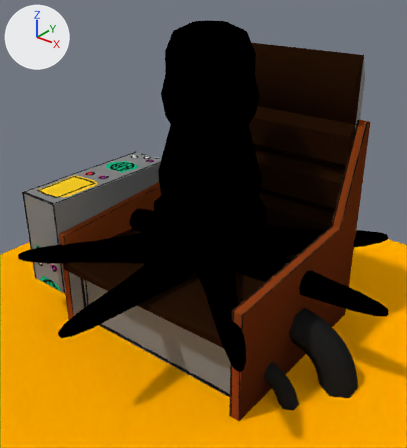
An edit to the Blender file Assets/Art/boss.blend, drawn before and after from the same camera.
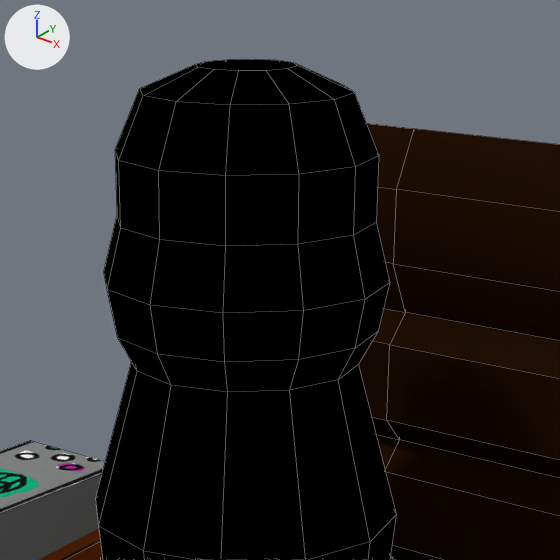
Each version is shown whole from a camera (50 mm lens) standing at (3.089, -3.948, 3.562) and looking at (0.026, -0.12, 1.189), then close up on the part from 31% to 78% of the width and 0% to 43% of the height. Arrows for +X, +Y and +Z are at upper left; the lights stay in place. The close-ups show mesh edges as thin lines.

Objects in the first close-up: 'Chair', 'Head', 'Panel'.
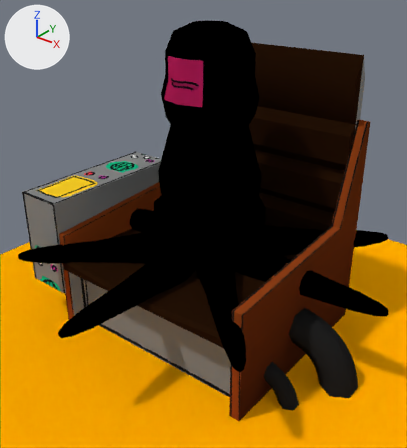
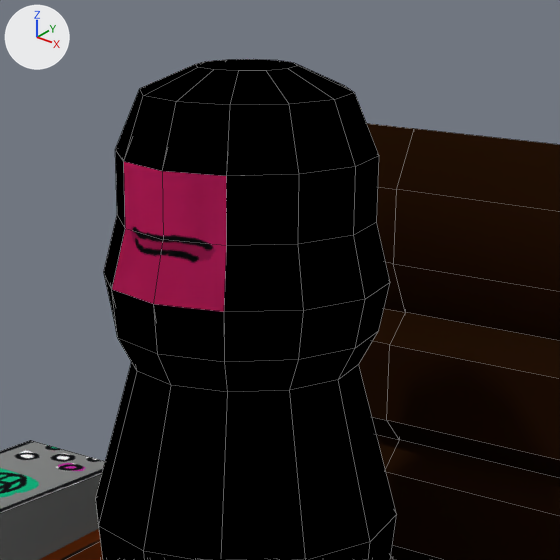
Where the change shows, as pixel boxes [x1, y1, x2, y2] in the close-ups (560 x 560 px):
part 1 of me_cylinder, surface changed: before [107, 161, 226, 313]; after [112, 162, 227, 312]

Edits to the bpy script that builds the scene:
```text
Add mat_mouth:
    mat_mouth = diffuse_material('Mouth')
    mat_mouth.texture = img_octopus_jpg
Change me_cylinder:
    where me_cylinder.from_pydata(...)  # 156 vertices, 130 faces; spans x -0.53..0.53, y -0.53..0.53, z -1.01..1.18
    used by ob_head; location = (0.0, 0.0, 1.818)
    me_cylinder part 1: 4 kept faces spanning x -0.21..0.21, y -0.43..-0.33, z 0.58..0.95 get new texture (UV) coordinates
    add me_cylinder.materials.append(mat_mouth)  # picture img_octopus_jpg
Change ob_head:
    where _m = ob_head.modifiers.new('Solidify', 'SOLIDIFY')
    _m.material_offset: 2 -> 1
    add _m.vertex_group = 'NotMouth'
```
